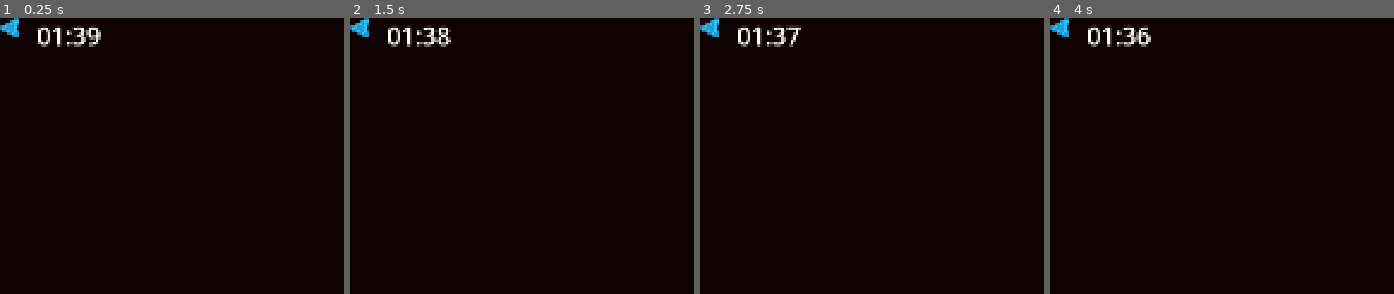
Above: before the commit, frames 1-4 (left to right).
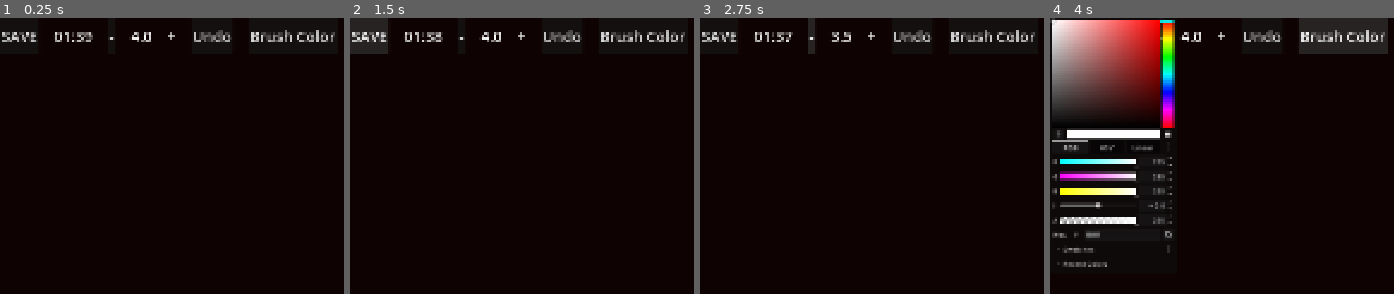
Above: after the commit, the same moments.

Repository: lovetocode/stylusTheft
Game: Godot game, scene res://tracing_canvas.tscn
The game is run twice, just before and just after one commit, with the same random seed, the same clock (stepped at 60 frames per second) and the same inputs.
Inputs (mouse positions are in pixels of both pictures, inside the frame that each line leads up to; where the layout moved, square brackets give the same spot in the first picture):
- Up to frame 1 (0.25 s): no input
- Up to frame 2 (1.5 s): click (563, 34) [360, 34] at 0.5 s; click (370, 34) at 1.25 s, where only the run after the commit has a clickable "SAVE"
- Up to frame 3 (2.75 s): click (810, 34) at 2 s, where only the run after the commit has a clickable "-"
- Up to frame 4 (4 s): click (1222, 34) at 2.75 s, where only the run after the commit has a clickable "+"; click (1342, 34) at 3.5 s, where only the run after the commit has a clickable "Brush Color"

The runs differ from the first frame. In frame 1, 2.4% of the frame differs, in the area x 0-98%, y 0-11%; in frame 2, 3.4%; in frame 3, 2.6%; in frame 4, 22%, in the area x 0-99%, y 0-91%.
Error before the commit: Attempt to call function 'list_dir_begin' in base 'null instance' on a null instance. (res://Scripts/gallery_loader.gd:27)
Error after the commit: Attempt to call function 'list_dir_begin' in base 'null instance' on a null instance. (res://Scripts/gallery_loader.gd:24)

Commit message:
worked on toolbar and menus

Diff:
--- a/stylus-theft/Scripts/draw_layer.gd
+++ b/stylus-theft/Scripts/draw_layer.gd
@@ -1,4 +1,15 @@
 extends Node2D
+
+@onready var tool_bar = $"../ToolBar"
+@onready var texture_rect = $"../reference"
+
+
+func _ready() -> void:
+	tool_bar.undo_requested.connect(_on_undo_requested)
+	tool_bar.save_requested.connect(_on_save_requested)
+	bar_height = tool_bar.size.y
+	tool_bar.brush_size_changed.connect(_on_brush_size_changed)
+	tool_bar.brush_color_changed.connect(_on_brush_color_changed)
 
 # Each stroke is an array of Vector2 points.
 var strokes: Array = []
@@ -39,3 +50,21 @@
 	# Draw the stroke currently being drawn (not yet finalized).
 	if current_stroke.size() > 1:
 		draw_polyline(current_stroke, brush_color, brush_width)
+
+func _on_undo_requested():
+	if strokes.size() > 0:
+		strokes.resize(strokes.size() - 1)
+		queue_redraw()
+
+func _on_save_requested():
+	texture_rect.visible = false
+	await RenderingServer.frame_post_draw
+	var img:Image = get_viewport().get_texture().get_image()
+	img.save_png("user://drawing_%d.png" % Time.get_unix_time_from_system())
+	texture_rect.visible = true
+
+func _on_brush_size_changed(new_size: float):
+		brush_width = new_size
+
+func _on_brush_color_changed(new_color: Color):
+	brush_color = new_color
--- a/stylus-theft/Scripts/gallery_loader.gd
+++ b/stylus-theft/Scripts/gallery_loader.gd
@@ -1,6 +1,6 @@
 extends Node2D
 
-
+@onready var canvas = $"../DrawLayer"
 
 # Called when the node enters the scene tree for the first time.
 func _ready() -> void:
@@ -8,9 +8,6 @@
 		OS.request_permissions()
 	scan_gallery()
 	load_next_gallery_image()
-
-
-
 
 var gallery_images: Array[String] = []
 var current_index: int = 0
@@ -61,4 +58,9 @@
 	$"../reference".texture = texture
 
 func _on_timer_timeout() -> void:
+	clear_drawing()
 	load_next_gallery_image()
+
+func clear_drawing():
+	canvas.strokes.clear()
+	canvas.queue_redraw()
--- /dev/null
+++ b/stylus-theft/settings.tscn
@@ -0,0 +1,44 @@
+[gd_scene format=3 uid="uid://xlshyr14ngw5"]
+
+[node name="Settings" type="Node2D" unique_id=485688192]
+
+[node name="ColorRect" type="ColorRect" parent="." unique_id=1423848693]
+offset_right = 2285.0
+offset_bottom = 1096.0
+color = Color(0.65625, 0.124755874, 0.6479454, 1)
+
+[node name="Settings" type="Label" parent="." unique_id=344986912]
+offset_right = 460.0
+offset_bottom = 137.0
+theme_override_font_sizes/font_size = 100
+text = "SETTINGS"
+horizontal_alignment = 1
+vertical_alignment = 1
+
+[node name="VBoxContainer" type="VBoxContainer" parent="." unique_id=1997772751]
+offset_top = 100.0
+offset_right = 529.0
+offset_bottom = 342.0
+theme_override_constants/separation = 50
+
+[node name="HBoxContainer" type="HBoxContainer" parent="VBoxContainer" unique_id=1754968637]
+layout_mode = 2
+
+[node name="SessionTime" type="Label" parent="VBoxContainer/HBoxContainer" unique_id=772431123]
+layout_mode = 2
+theme_override_font_sizes/font_size = 70
+text = "Session Time"
+
+[node name="SessionTimeInput" type="SpinBox" parent="VBoxContainer/HBoxContainer" unique_id=464258507]
+layout_mode = 2
+
+[node name="HBoxContainer2" type="HBoxContainer" parent="VBoxContainer" unique_id=234356819]
+layout_mode = 2
+
+[node name="PerImageTime" type="Label" parent="VBoxContainer/HBoxContainer2" unique_id=171742956]
+layout_mode = 2
+theme_override_font_sizes/font_size = 70
+text = "Image Time"
+
+[node name="SessionTimeInput" type="SpinBox" parent="VBoxContainer/HBoxContainer2" unique_id=1129582832]
+layout_mode = 2
--- /dev/null
+++ b/stylus-theft/tool_bar.gd
@@ -0,0 +1,50 @@
+extends HBoxContainer
+
+signal undo_requested
+signal save_requested
+signal brush_size_changed(new_size: float)
+signal brush_color_changed(new_color: Color)
+
+var brush_size_min: float = 1.0
+var brush_size_max: float = 40.0
+var size_step: float = 0.5
+var brush_size: float = 4.0
+
+func _ready() -> void:
+	$sizeLabel.text = str(brush_size)
+	$Undo.pressed.connect(_on_undo_pressed)
+	$Save.pressed.connect(_on_save_pressed)
+	$Plus.pressed.connect(_on_plus_pressed)
+	$Minus.pressed.connect(_on_minus_pressed)
+	$ColorSwatch/ColorPickerPopup/ColorPicker.color_changed.connect(_on_color_picker_changed)
+	$ColorSwatch/ColorPickerPopup.visible = false
+	$ColorSwatch.pressed.connect(_on_color_swatch_pressed)
+
+func _on_undo_pressed():
+	undo_requested.emit()
+
+
+func _on_save_pressed ():
+	save_requested.emit()
+
+
+func _on_plus_pressed()-> void:
+	brush_size = clamp(brush_size + size_step, brush_size_min, brush_size_max)
+	brush_size_changed.emit(brush_size)
+	update_size_label()
+
+
+func _on_minus_pressed():
+	brush_size = clamp(brush_size - size_step, brush_size_min, brush_size_max)
+	brush_size_changed.emit(brush_size)
+	update_size_label()
+
+func update_size_label():
+	$sizeLabel.text = "%.1f" % brush_size
+
+func _on_color_picker_changed(new_color: Color):
+	brush_color_changed.emit(new_color)
+
+
+func _on_color_swatch_pressed() -> void:
+	$ColorSwatch/ColorPickerPopup.visible = !$ColorSwatch/ColorPickerPopup.visible
--- a/stylus-theft/tracing_canvas.tscn
+++ b/stylus-theft/tracing_canvas.tscn
@@ -3,23 +3,26 @@
 [ext_resource type="Script" uid="uid://bk6def6op1q2i" path="res://Scripts/draw_layer.gd" id="1_n8lyf"]
 [ext_resource type="Script" uid="uid://cs1yfkhjvsacj" path="res://Scripts/tracing_canvas.gd" id="1_xrmd8"]
 [ext_resource type="Script" uid="uid://gomu63manvae" path="res://Scripts/gallery_loader.gd" id="3_bm03r"]
-[ext_resource type="Texture2D" uid="uid://bloruhijw0jgf" path="res://arrow_decorative_w_small.png" id="4_2hk4t"]
+[ext_resource type="Script" uid="uid://dh45htkwoq3ff" path="res://tool_bar.gd" id="4_v0vuq"]
+[ext_resource type="AudioStream" uid="uid://mo8awado628i" path="res://tap-b.ogg" id="9_56r6y"]
+
+[sub_resource type="StyleBoxTexture" id="StyleBoxTexture_56r6y"]
 
 [node name="TracingCanvas" type="Node2D" unique_id=756514409]
 script = ExtResource("1_xrmd8")
 
 [node name="background" type="ColorRect" parent="." unique_id=1788451266]
-offset_left = -62.0
-offset_top = -46.0
-offset_right = 2055.0
-offset_bottom = 1092.0
+offset_left = -29.0
+offset_top = -43.0
+offset_right = 2088.0
+offset_bottom = 1095.0
 color = Color(0.059895813, 0.009826656, 0.009826656, 1)
 
 [node name="reference" type="TextureRect" parent="." unique_id=2049516489]
-offset_left = -3.0
-offset_top = 9.0
-offset_right = 1919.0
-offset_bottom = 1086.0
+offset_left = -198.0
+offset_top = 14.0
+offset_right = 1724.0
+offset_bottom = 1091.0
 
 [node name="DrawLayer" type="Node2D" parent="." unique_id=1747227409]
 script = ExtResource("1_n8lyf")
@@ -33,15 +36,59 @@
 [node name="ToolBar" type="HBoxContainer" parent="." unique_id=533335717]
 offset_right = 40.0
 offset_bottom = 40.0
-theme_override_constants/separation = 40
+theme_override_constants/separation = 36
+script = ExtResource("4_v0vuq")
 
-[node name="Undo" type="TextureButton" parent="ToolBar" unique_id=222437145]
+[node name="Save" type="Button" parent="ToolBar" unique_id=1259386537]
 layout_mode = 2
-texture_normal = ExtResource("4_2hk4t")
+theme_override_font_sizes/font_size = 36
+text = "SAVE"
 
 [node name="Label" type="Label" parent="ToolBar" unique_id=73304235]
 layout_mode = 2
-theme_override_font_sizes/font_size = 60
+theme_override_font_sizes/font_size = 36
 text = "00:00"
 
+[node name="Minus" type="Button" parent="ToolBar" unique_id=239750607]
+layout_mode = 2
+theme_override_font_sizes/font_size = 36
+text = "-"
+
+[node name="sizeLabel" type="Label" parent="ToolBar" unique_id=586014758]
+layout_mode = 2
+theme_override_font_sizes/font_size = 36
+text = "4.5"
+
+[node name="Plus" type="Button" parent="ToolBar" unique_id=1535708974]
+custom_minimum_size = Vector2(5, 5)
+layout_mode = 2
+theme_override_font_sizes/font_size = 36
+theme_override_styles/normal = SubResource("StyleBoxTexture_56r6y")
+text = "+"
+
+[node name="Undo" type="Button" parent="ToolBar" unique_id=450279812]
+layout_mode = 2
+theme_override_font_sizes/font_size = 36
+text = "Undo"
+
+[node name="AudioStreamPlayer2D" type="AudioStreamPlayer2D" parent="ToolBar" unique_id=1238375095]
+stream = ExtResource("9_56r6y")
+volume_db = 5.0
+
+[node name="ColorSwatch" type="Button" parent="ToolBar" unique_id=1310935442]
+layout_mode = 2
+theme_override_font_sizes/font_size = 36
+text = "Brush Color
+"
+
+[node name="ColorPickerPopup" type="PopupPanel" parent="ToolBar/ColorSwatch" unique_id=189559198]
+oversampling_override = 1.0
+size = Vector2i(306, 615)
+
+[node name="ColorPicker" type="ColorPicker" parent="ToolBar/ColorSwatch/ColorPickerPopup" unique_id=126402625]
+offset_left = 4.0
+offset_top = 4.0
+offset_right = 302.0
+offset_bottom = 611.0
+
 [connection signal="timeout" from="ImageTimer" to="GalleryLoader" method="_on_timer_timeout"]
Binary file added: stylus-theft/button_rectangle_depth_gradient.png
Not shown, added: stylus-theft/button_rectangle_depth_gradient.png.import
Binary file added: stylus-theft/button_rectangle_depth_line.png
Not shown, added: stylus-theft/button_rectangle_depth_line.png.import
Binary file added: stylus-theft/button_square_depth_line.png
Not shown, added: stylus-theft/button_square_depth_line.png.import
Binary file added: stylus-theft/check_square_color_checkmark.png
Not shown, added: stylus-theft/check_square_color_checkmark.png.import
Binary file added: stylus-theft/check_square_grey_checkmark.png
Not shown, added: stylus-theft/check_square_grey_checkmark.png.import
Not shown, added: stylus-theft/export_presets.cfg
Binary file added: stylus-theft/icon_repeat_light.png
(and 6 more such lines)
